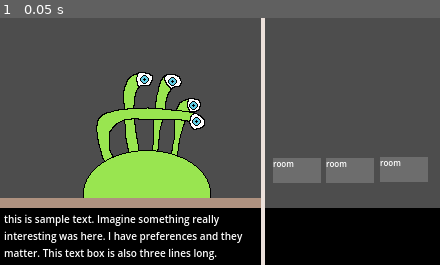
Above: before the commit, frame 1.
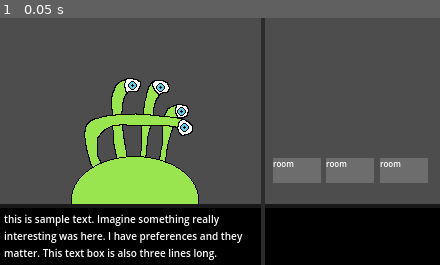
Above: after the commit, the same moment.

Repository: fawfle/brackeys-2026.1
Game: Godot game, scene res://scenes/game_scene.tscn
Same seed, same stepped clock (60 frames per second), same inputs: the game is played once before the commit and once after it.
Inputs:
- Up to frame 1 (0.05 s): no input

The runs differ from the first frame. In frame 1, 10% of the frame differs, in the area x 0-100%, y 0-100%.
Error after the commit: Invalid assignment of property or key 'blacklisted_traits' with value of type 'Array' on a base object of type 'RefCounted (GuestTrait)'. (res://scripts/trait_…

Commit message:
added code skeletons

Diff:
--- a/project.godot
+++ b/project.godot
@@ -20,7 +20,6 @@
 window/size/viewport_width=440
 window/size/viewport_height=247
 window/stretch/mode="viewport"
-window/stretch/scale_mode="integer"
 
 [physics]
 
--- /dev/null
+++ b/scenes/characters/four_eyes.tscn
@@ -0,0 +1,6 @@
+[gd_scene format=3 uid="uid://cgjol7fet0bui"]
+
+[ext_resource type="Texture2D" uid="uid://wugsl7xevnu8" path="res://sprites/characters/four-eyes.png" id="1_2seyp"]
+
+[node name="FourEyes" type="Sprite2D" unique_id=811499514]
+texture = ExtResource("1_2seyp")
--- a/scenes/game manager.gd
+++ b/scenes/game manager.gd
@@ -2,5 +2,19 @@
 
 var day: int = 0
 
+var hotel: Hotel = Hotel.new()
+
+var guest_queue: Array[Guest] = []
+
 func _ready() -> void:
-	pass
+	# load guests and traits. The lists act as global constants
+	TraitList.LOAD_TRAITS()
+	GuestList.LOAD_GUESTS()
+
+func begin_day() -> void:
+	guest_queue = make_guest_queue()
+
+func make_guest_queue() -> Array[Guest]:
+	var queue: Array[Guest] = [];
+
+	return queue;
--- a/scenes/game_scene.tscn
+++ b/scenes/game_scene.tscn
@@ -1,7 +1,7 @@
 [gd_scene format=3 uid="uid://d10v8ay10dsu6"]
 
 [ext_resource type="Script" uid="uid://fehsvnq2kohw" path="res://scenes/game manager.gd" id="1_w5aja"]
-[ext_resource type="Texture2D" uid="uid://wugsl7xevnu8" path="res://sprites/characters/four-eyes.png" id="2_onqr8"]
+[ext_resource type="PackedScene" uid="uid://cgjol7fet0bui" path="res://scenes/characters/four_eyes.tscn" id="2_ycayy"]
 [ext_resource type="PackedScene" uid="uid://4gii0y616804" path="res://scenes/hotel/room.tscn" id="3_ycayy"]
 
 [node name="GameScene" type="Node2D" unique_id=1746918585]
@@ -10,29 +10,28 @@
 [node name="Camera2D" type="Camera2D" parent="." unique_id=2131477491]
 anchor_mode = 0
 
-[node name="Sprite2D" type="Sprite2D" parent="." unique_id=569171118]
-position = Vector2(147, 116)
-texture = ExtResource("2_onqr8")
+[node name="FourEyes" parent="." unique_id=811499514 instance=ExtResource("2_ycayy")]
+position = Vector2(135, 122)
 
 [node name="CanvasLayer" type="CanvasLayer" parent="." unique_id=1013869446]
 
-[node name="BottomBar" type="ColorRect" parent="CanvasLayer" unique_id=2033105175]
+[node name="TextBar" type="ColorRect" parent="CanvasLayer" unique_id=2033105175]
 anchors_preset = 2
 anchor_top = 1.0
 anchor_bottom = 1.0
 offset_top = -57.0
-offset_right = 440.0
+offset_right = 262.0
 grow_vertical = 0
 color = Color(0, 0, 0, 1)
 
-[node name="GuestText" type="Label" parent="CanvasLayer/BottomBar" unique_id=787348684]
+[node name="GuestText" type="Label" parent="CanvasLayer/TextBar" unique_id=787348684]
 layout_mode = 1
 anchors_preset = 15
 anchor_right = 1.0
 anchor_bottom = 1.0
 offset_left = 4.0
 offset_top = 4.0
-offset_right = -184.0
+offset_right = -4.0
 offset_bottom = -4.0
 grow_horizontal = 2
 grow_vertical = 2
@@ -43,14 +42,14 @@
 autowrap_mode = 3
 clip_text = true
 
-[node name="ColorRect" type="ColorRect" parent="CanvasLayer/BottomBar" unique_id=1087483858]
+[node name="ColorRect" type="ColorRect" parent="CanvasLayer/TextBar" unique_id=1087483858]
 layout_mode = 1
 anchors_preset = 10
 anchor_right = 1.0
-offset_top = -10.0
-offset_right = -176.0
+offset_top = -4.0
+offset_right = -1.0
 grow_horizontal = 2
-color = Color(0.68793684, 0.57098234, 0.50276214, 1)
+color = Color(0.1, 0.1, 0.1, 1)
 
 [node name="Separator" type="ColorRect" parent="CanvasLayer" unique_id=1946174638]
 anchors_preset = 10
@@ -59,9 +58,29 @@
 offset_right = -175.0
 offset_bottom = 247.0
 grow_horizontal = 2
-color = Color(0.9254544, 0.88364726, 0.8582994, 1)
+color = Color(0.17103913, 0.17103916, 0.1710391, 1)
 
 [node name="Hotel" type="Node" parent="." unique_id=1856963853]
+
+[node name="ColorRect" type="ColorRect" parent="Hotel" unique_id=1541475074]
+anchors_preset = 3
+anchor_left = 1.0
+anchor_top = 1.0
+anchor_right = 1.0
+anchor_bottom = 1.0
+offset_left = -175.0
+offset_top = -57.0
+grow_horizontal = 0
+grow_vertical = 0
+color = Color(0, 0, 0, 1)
+
+[node name="ColorRect" type="ColorRect" parent="Hotel/ColorRect" unique_id=1952670912]
+layout_mode = 1
+anchors_preset = 10
+anchor_right = 1.0
+offset_top = -4.0
+grow_horizontal = 2
+color = Color(0.1, 0.1, 0.1, 1)
 
 [node name="Rooms" type="Control" parent="Hotel" unique_id=1048854769]
 layout_mode = 3
@@ -84,6 +103,6 @@
 [node name="Room3" parent="Hotel/Rooms" unique_id=1707477686 instance=ExtResource("3_ycayy")]
 layout_mode = 0
 offset_left = 380.0
-offset_top = 139.0
+offset_top = 140.0
 offset_right = 428.0
-offset_bottom = 164.0
+offset_bottom = 165.0
--- a/scripts/guest.gd
+++ b/scripts/guest.gd
@@ -1,14 +1,11 @@
 class_name Guest
 
-enum Race {
+var name: String = ""
+var scene: PackedScene
 
-}
-
-var TRAITS = {
-	"Clean Freak": GuestTrait.new(Room.Properties.CLEANLINESS, Room.Cleanliness.CLEAN, GuestTrait.Preference.HIGH)
-}
-
-var name: String = ""
+## traits assigned to guest by default. Used for "template" guests.
+var default_traits: Array[GuestTrait] = []
+var traits: Array[GuestTrait] = []
 
 ## Max money guest can give
 var money: int = 0
@@ -17,3 +14,11 @@
 var greeting: String = ""
 ## message on leaving
 var goodybye: String = ""
+
+## initial rating given by guest. Can be lower than 5 for picky or snobbish guests.
+var initial_rating: float = 5
+
+## Guest won't appear until day has passed
+var appear_after_day: int = 0
+
+# constructed by guest_list class
--- /dev/null
+++ b/scripts/guest_list.gd
@@ -0,0 +1,30 @@
+class_name GuestList
+
+enum {
+	SCENE,
+	DEFAULT_TRAITS,
+	APPEAR_AFTER,
+	EVENT,
+}
+
+static var GUESTS_DATA: Dictionary[String, Dictionary] = {
+	"four_eyes": {
+		SCENE: preload("res://scenes/characters/four_eyes.tscn"),
+		DEFAULT_TRAITS: [TraitList.Trait.NEAT],
+	}
+}
+
+static var GUESTS: Array[Guest]
+
+static func LOAD_GUESTS():
+	GUESTS.clear()
+
+	for key in GUESTS_DATA.keys():
+		var data: Dictionary = GUESTS_DATA.get(key)
+
+		var guest = Guest.new();
+
+		if data.has(SCENE): guest.scene = data.get(SCENE)
+		if data.has(DEFAULT_TRAITS): guest.default_traits = data.get(DEFAULT_TRAITS)
+
+		GUESTS.push_back(guest)
--- a/scripts/guest_trait.gd
+++ b/scripts/guest_trait.gd
@@ -1,8 +1,12 @@
 class_name GuestTrait
 
-var property: Room.Properties
-var value
+var name: String
+var condition: Callable
 var preference: Preference
+var on_leave: Callable
+
+## traits that are mutually exclusive with this one
+var blacklisted_traits: Array[TraitList.Trait]
 
 enum Preference {
 	HIGH,
@@ -11,7 +15,7 @@
 	DEALBREAKER
 }
 
-func _init(_property: Room.Properties, _value, _preference: Preference) -> void:
-	property = _property
-	value = _value
-	preference = _preference
+## Guest won't appear until day has passed
+var appear_after_day: int = 0
+
+## constructed by trait_list class
--- a/scripts/hotel.gd
+++ b/scripts/hotel.gd
@@ -2,3 +2,8 @@
 class_name Hotel
 
 var rooms: Array[Room] = []
+
+func get_happiness_rating(room: Room, guest: Guest) -> float:
+	var rating: float = guest.initial_rating;
+	# TODO
+	return rating;
--- a/scripts/room.gd
+++ b/scripts/room.gd
@@ -10,16 +10,6 @@
 
 
 var guest: Guest = null
-
-
-# enum gameplay
-enum Properties {
-	SANITATION,
-	QUALITY,
-	SIZE,
-	LOCATION,
-	HEIGHT,
-}
 
 enum Sanitation {
 	CLEAN,
--- /dev/null
+++ b/scripts/trait_list.gd
@@ -0,0 +1,47 @@
+class_name TraitList
+
+enum {
+	NAME,
+	CONDITION,
+	ON_LEAVE,
+	PREFERENCE,
+	BLACKLIST
+}
+
+enum Trait {
+	NEAT,
+	SLOB
+}
+
+## dictionary of data for traits
+static var TRAIT_DATA: Dictionary[Trait, Dictionary] = {
+	Trait.NEAT: {
+		NAME: "Neat",
+		CONDITION: func(room: Room): return room.sanitation == Room.Sanitation.CLEAN,
+		PREFERENCE: GuestTrait.Preference.HIGH,
+		BLACKLIST: [Trait.SLOB]
+	},
+	Trait.SLOB: {
+		NAME: "Slob",
+		CONDITION: func(room: Room): return room.sanitation == Room.Sanitation.MESSY,
+		PREFERENCE: GuestTrait.Preference.MEDIUM,
+		ON_LEAVE: func(room: Room): room.sanitation = Room.Sanitation.MESSY,
+		BLACKLIST: [Trait.NEAT]
+	}
+}
+
+static var TRAITS: Dictionary[Trait, GuestTrait]
+
+static func LOAD_TRAITS():
+	TRAITS.clear()
+	for key in TRAIT_DATA.keys():
+		var data: Dictionary = TRAIT_DATA[key];
+
+		var guest_trait: GuestTrait = GuestTrait.new();
+		if data.has(NAME): guest_trait.name = data.get(NAME)
+		if data.has(CONDITION): guest_trait.condition = data.get(CONDITION)
+		if data.has(PREFERENCE): guest_trait.preference = data.get(PREFERENCE)
+		if data.has(ON_LEAVE): guest_trait.on_leave = data.get(ON_LEAVE)
+		if data.has(BLACKLIST): guest_trait.blacklisted_traits = data.get(BLACKLIST)
+
+		TRAITS.set(key, guest_trait);
Not shown, added: TODO.txt
Not shown, added: scripts/guest_list.gd.uid
Not shown, added: scripts/trait_list.gd.uid
